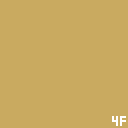
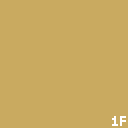
Layered file, before and after one edit (128px x 128px). Changes by layer:
hid "4F" over bbox(112, 116, 118, 126)
showed "1F" over bbox(112, 116, 118, 126)